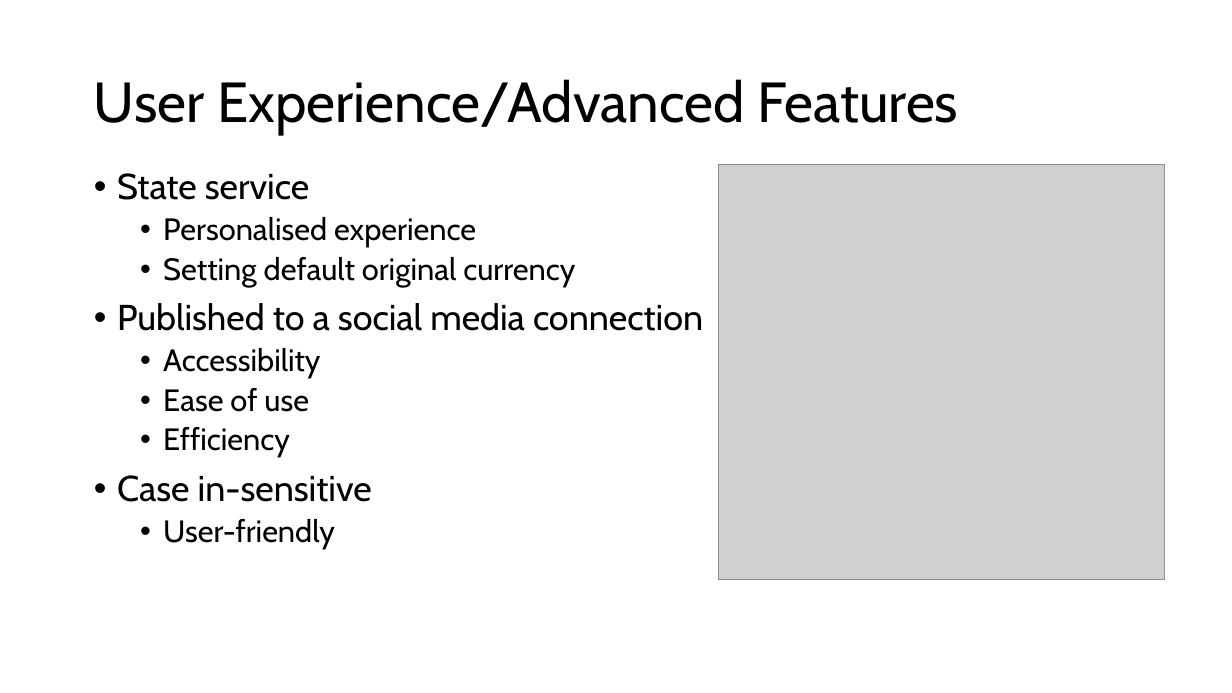
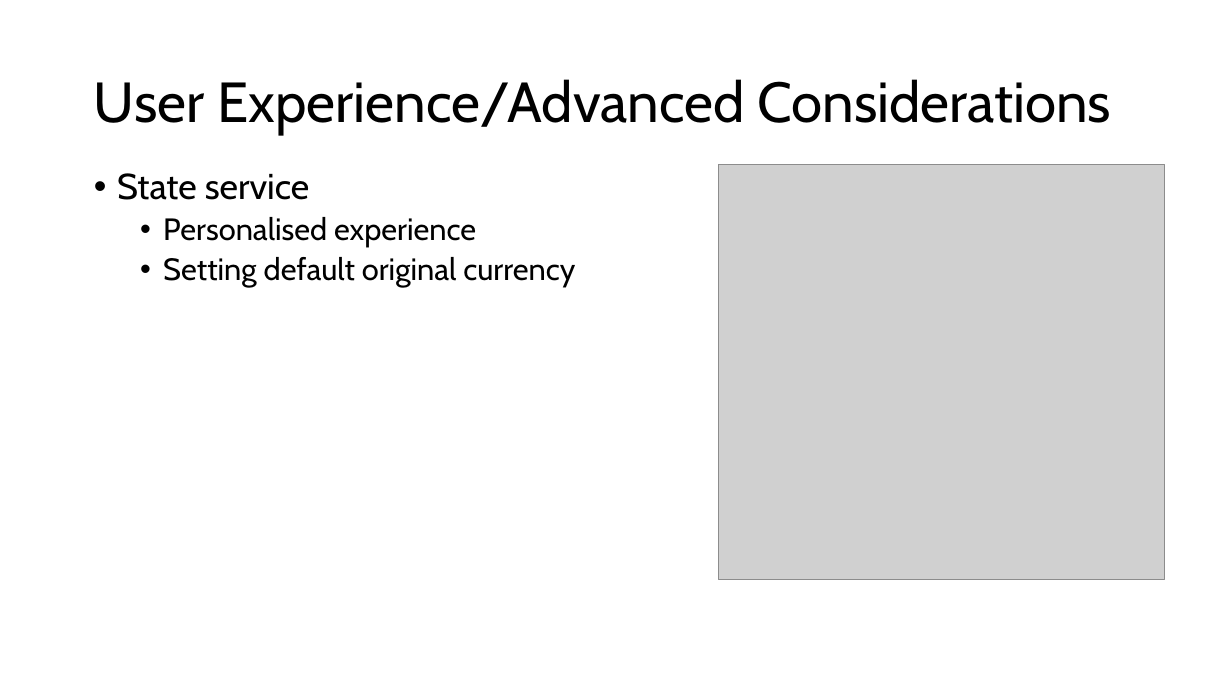
Before and after one commit to cdsuligan/MSAPhase2, a slide deck: slide 7 of MSA Assessment Deck.pptx (slide 5 before the commit). Drawn at 1232x693 pixels with LibreOffice and Linux fonts; fonts in the diff are those of the drawing; grey boxes stand for pictures; background and template pictures are left out. Boxes give left, top, right and bottom in pixels: in the first picture for what was removed or moved away, otherwise in the second. Text is boxed around its words. In the diff, an @@ line names an element or a change of style, - is before the commit and + after.

```diff
--- a/MSA Assessment Deck.pptx
+++ b/MSA Assessment Deck.pptx
@@ title at <box>94,79,1111,135</box>: text changed @@
-User Experience/Advanced Features
+User Experience/Advanced Considerations
@@ text at <box>117,303,703,549</box>: paragraphs removed @@
-• Published to a social media connection
-  • Accessibility
-  • Ease of use
-  • Efficiency
-• Case in-sensitive
-  • User-friendly
```
Also in this commit, not shown: 5 other slides changed, 6 slides added, 1 other file.
